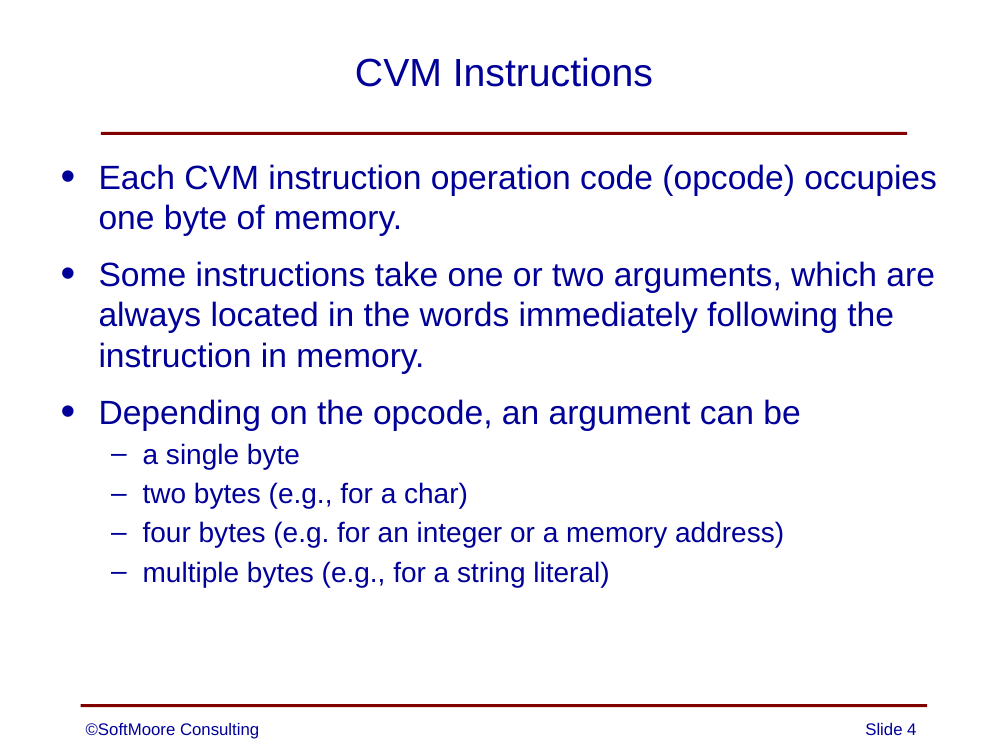
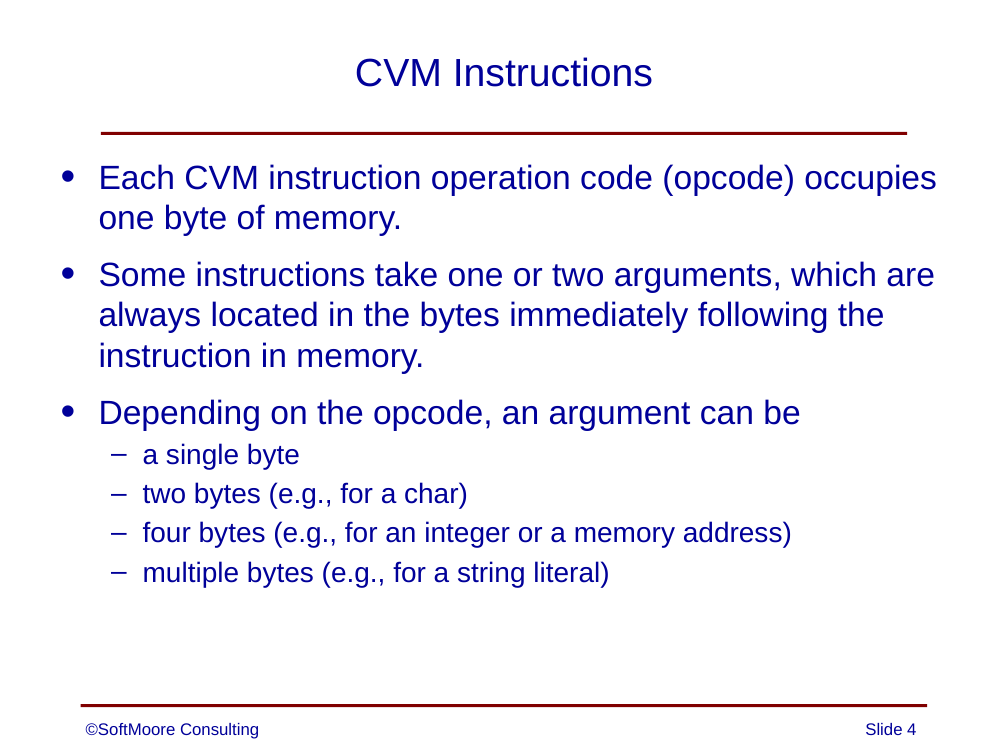
Before and after one commit to SoftMoore/CPRL-Kt, a slide deck: slide 4 of PowerPoint Slides/10 - CVM.pptx. Drawn at 1008x756 pixels with LibreOffice and Linux fonts; fonts in the diff are those of the drawing. Boxes give left, top, right and bottom in pixels: in the first picture for what was removed or moved away, otherwise in the second. Text is boxed around its words. In the diff, an @@ line names an element or a change of style, - is before the commit and + after.

Commit message:
Update 10 - CVM.pptx
minor tweaks to one slide

```diff
--- a/PowerPoint Slides/10 - CVM.pptx
+++ b/PowerPoint Slides/10 - CVM.pptx
@@ text at box(99, 261, 935, 374): text changed @@
-• Some instructions take one or two arguments, which are always located in the words immediately following the instruction in memory.
+• Some instructions take one or two arguments, which are always located in the bytes immediately following the instruction in memory.
@@ text at box(143, 521, 792, 548): text changed @@
-  – four bytes (e.g. for an integer or a memory address)
+  – four bytes (e.g., for an integer or a memory address)
```
